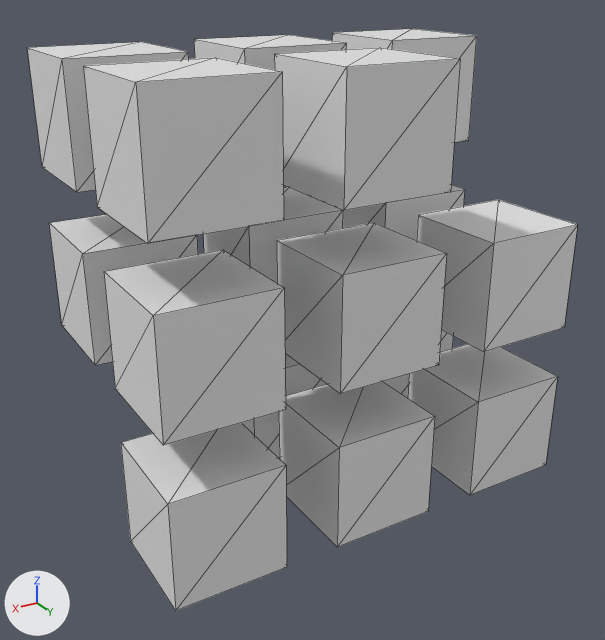
Renders of the glTF model assets/gemini.gltf from each side of a commit.
The view is the same before and after, from a 50 mm lens placed at (3.03, 5.52, 2.13), pointed at (0.12, 0.67, -0.29). Lighting does not change. The marker at lower left points along +X, +Y and +Z. Mesh edges are drawn as thin lines. Where no turn or scale is listed for an object, it has been applied to the vertices.

The scene before the commit, as lines of its bpy script (objects in view):
```python
ob_克隆_002 = bpy.data.objects.new('克隆.002', me_克隆_002)
ob_克隆_002.location = (-1.2, 0.0, 1.2)
ob_克隆_004 = bpy.data.objects.new('克隆.004', me_克隆_004)
ob_克隆_004.location = (-1.2, 1.2, 0.002)
ob_克隆_005 = bpy.data.objects.new('克隆.005', me_克隆_005)
ob_克隆_005.location = (1.2, 1.2, 0.0)
ob_克隆_008 = bpy.data.objects.new('克隆.008', me_克隆_008)
ob_克隆_008.location = (0.0, 1.2, 0.0)
ob_克隆_009 = bpy.data.objects.new('克隆.009', me_克隆_009)
ob_克隆_009.location = (-1.2, 1.2, -1.2)
ob_克隆_010 = bpy.data.objects.new('克隆.010', me_克隆_010)
ob_克隆_010.location = (1.2, 1.2, -1.2)
ob_克隆_011 = bpy.data.objects.new('克隆.011', me_克隆_011)
ob_克隆_011.location = (0.0, 1.2, -1.2)
ob_克隆_012 = bpy.data.objects.new('克隆.012', me_克隆_012)
ob_克隆_012.location = (1.2, 1.2, 1.2)
ob_克隆_013 = bpy.data.objects.new('克隆.013', me_克隆_013)
ob_克隆_013.location = (0.0, 1.2, 1.2)
# also in view: '克隆.6' at (0.0, 0.0, 0.0); '克隆.7' at (-1.2, 0.0, 0.0); '克隆' at (1.2, 0.0, 0.0); '克隆.3' at (0.0, 0.0, -1.2); '克隆.003' at (0.0, 0.0, 1.2)
```
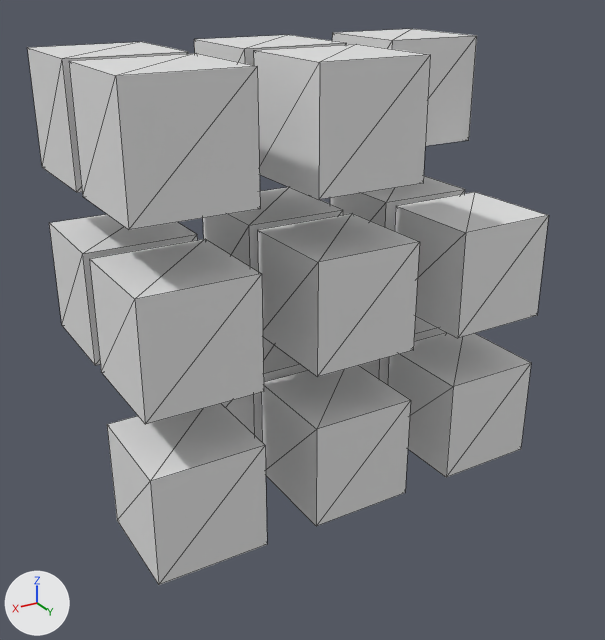
Boxes [x1, y1, x2, y2] around the edits, measured in the pictures (605 x 640 px):
'克隆.012', moved
    before: [83, 57, 284, 243]
    after: [69, 53, 260, 230]
'克隆.005', moved
    before: [104, 250, 286, 445]
    after: [90, 239, 264, 424]
'克隆.013', moved
    before: [275, 47, 460, 210]
    after: [254, 44, 430, 200]
'克隆.010', moved
    before: [121, 423, 287, 611]
    after: [107, 404, 267, 585]
'克隆.008', moved
    before: [277, 223, 447, 394]
    after: [257, 213, 420, 377]
'克隆.011', moved
    before: [279, 381, 435, 547]
    after: [261, 365, 411, 526]
'克隆.004', moved
    before: [417, 199, 578, 352]
    after: [395, 192, 549, 338]
'克隆.009', moved
    before: [408, 344, 558, 495]
    after: [388, 332, 531, 477]

The change in detail:
Object '克隆.004' (ob_克隆_004) moves from (-1.2, 1.2, 0.002) to (-1.2, 0.924, 0.002).
Object '克隆.005' (ob_克隆_005) moves from (1.2, 1.2, 0.0) to (1.2, 0.924, 0.0).
Object '克隆.008' (ob_克隆_008) moves from (0.0, 1.2, 0.0) to (0.0, 0.924, 0.0).
Object '克隆.009' (ob_克隆_009) moves from (-1.2, 1.2, -1.2) to (-1.2, 0.924, -1.2).
Object '克隆.010' (ob_克隆_010) moves from (1.2, 1.2, -1.2) to (1.2, 0.924, -1.2).
Object '克隆.011' (ob_克隆_011) moves from (0.0, 1.2, -1.2) to (0.0, 0.924, -1.2).
Object '克隆.012' (ob_克隆_012) moves from (1.2, 1.2, 1.2) to (1.2, 0.924, 1.2).
Object '克隆.013' (ob_克隆_013) moves from (0.0, 1.2, 1.2) to (0.0, 0.924, 1.2).
